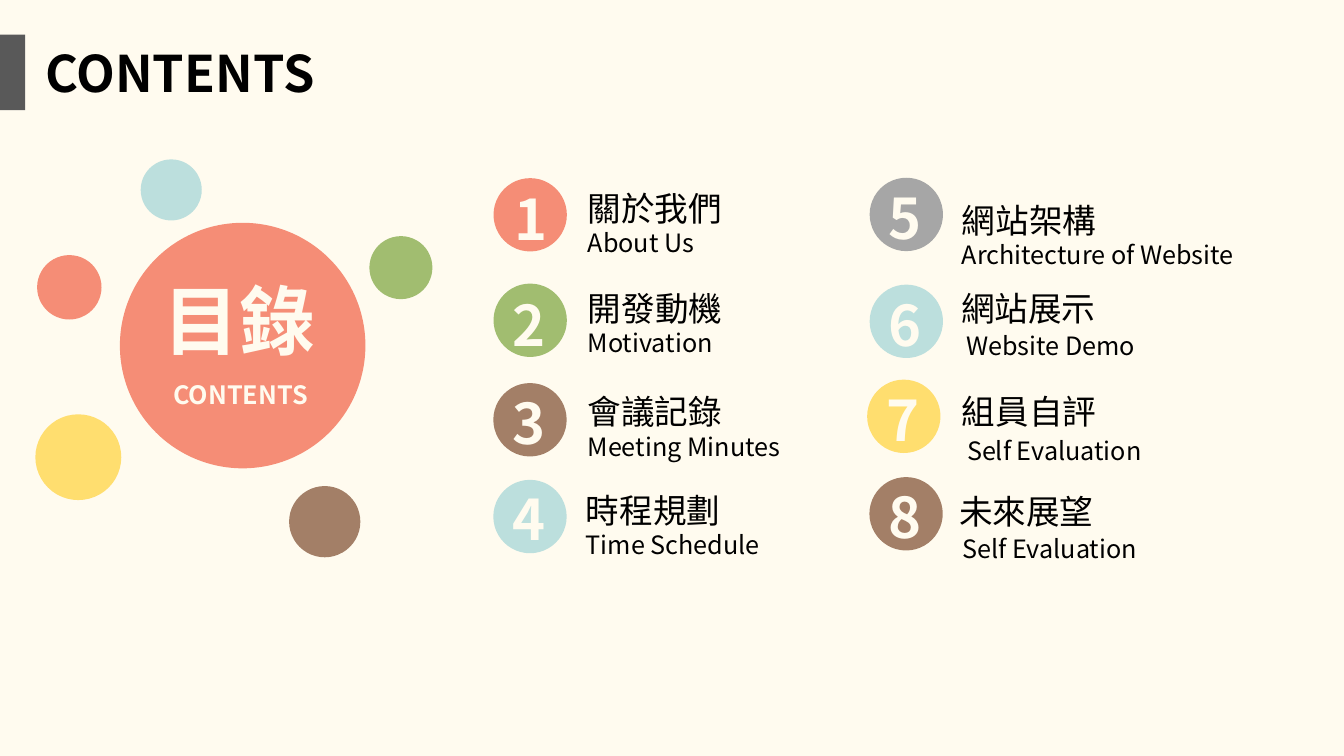
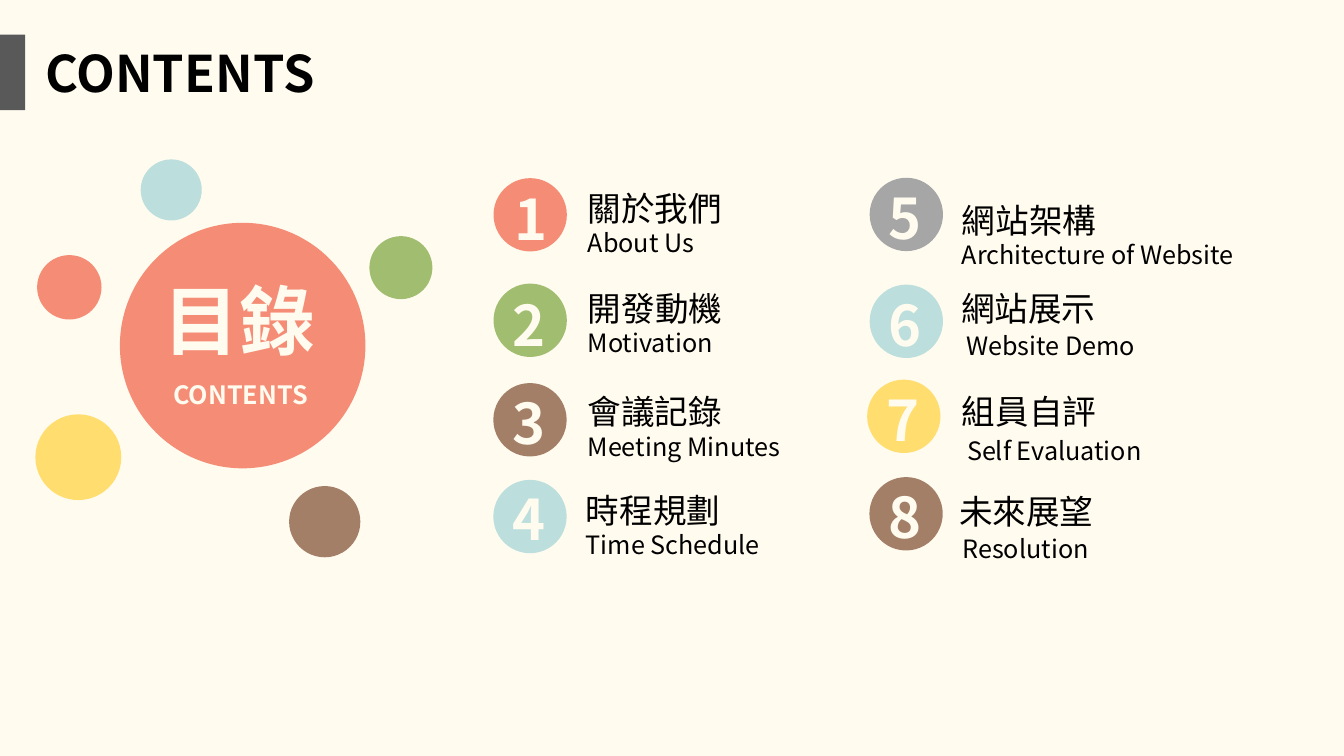
Before and after one commit to NTUST/108-team12, a slide deck: slide 2 of 網頁製作期末報告_team12.pptx. Drawn at 1344x756 pixels with LibreOffice and Linux fonts; fonts in the diff are those of the drawing. Boxes give left, top, right and bottom in pixels: in the first picture for what was removed or moved away, otherwise in the second. Text is boxed around its words. In the diff, an @@ line names an element or a change of style, - is before the commit and + after.

```diff
--- a/網頁製作期末報告_team12.pptx
+++ b/網頁製作期末報告_team12.pptx
@@ text at [963, 538, 1089, 559]: text changed @@
-Self Evaluation
+Resolution
```
Also in this commit, not shown: 1 slide added, 1 other file.
